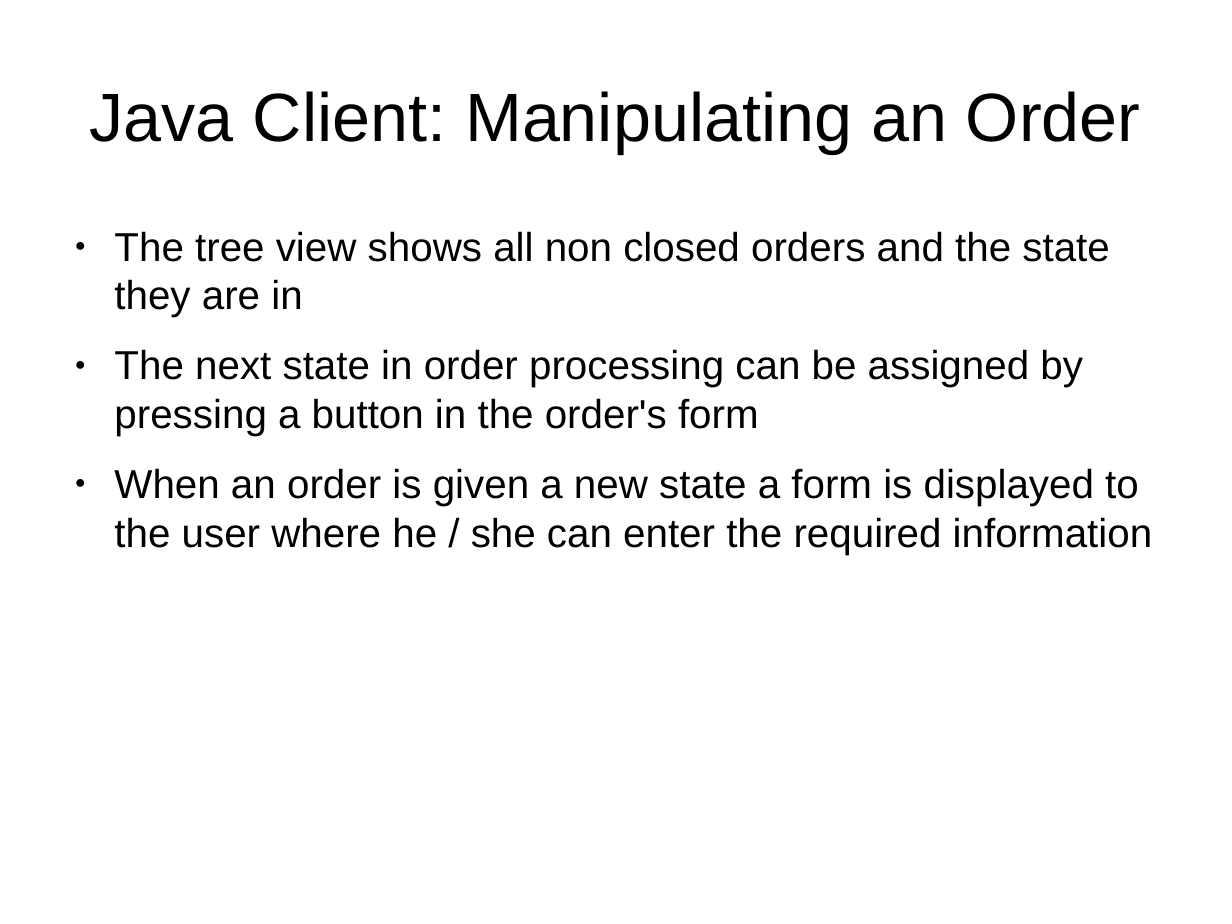
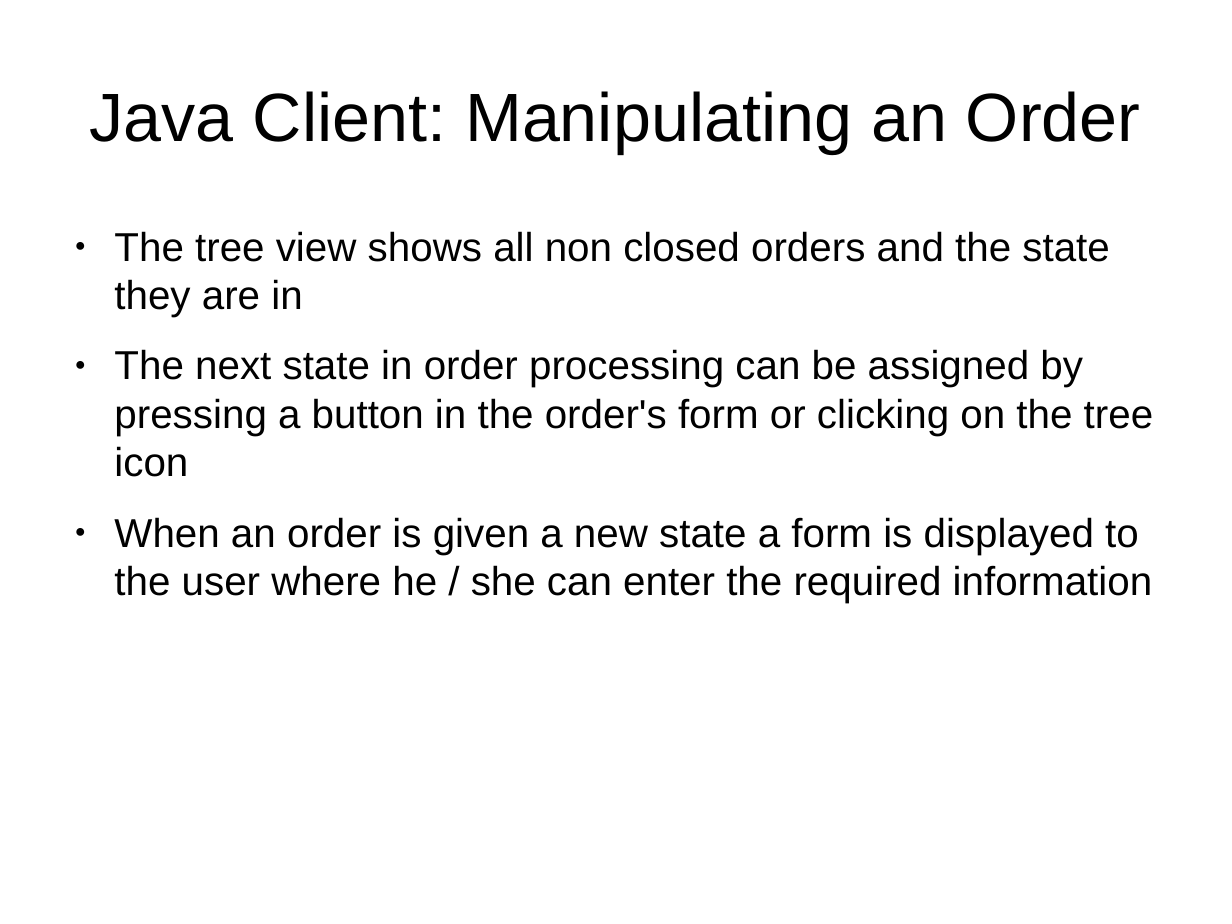
Before and after one commit to CBSR-Biobank/biobank, a slide deck: slide 12 of docs/sampleRequestFlowcharts.odp (slide 11 before the commit). Drawn at 1232x924 pixels with LibreOffice and Linux fonts; fonts in the diff are those of the drawing. Boxes give left, top, right and bottom in pixels: in the first picture for what was removed or moved away, otherwise in the second. Text is boxed around its words. In the diff, an @@ line names an element or a change of style, - is before the commit and + after.

```diff
--- a/docs/sampleRequestFlowcharts.odp
+++ b/docs/sampleRequestFlowcharts.odp
@@ text at bbox=[114, 349, 1154, 477]: text changed @@
-● The next state in order processing can be assigned by pressing a button in the order's form
+● The next state in order processing can be assigned by pressing a button in the order's form or clicking on the tree icon
```
Also in this commit, not shown: 7 other slides changed, 1 slide added.
